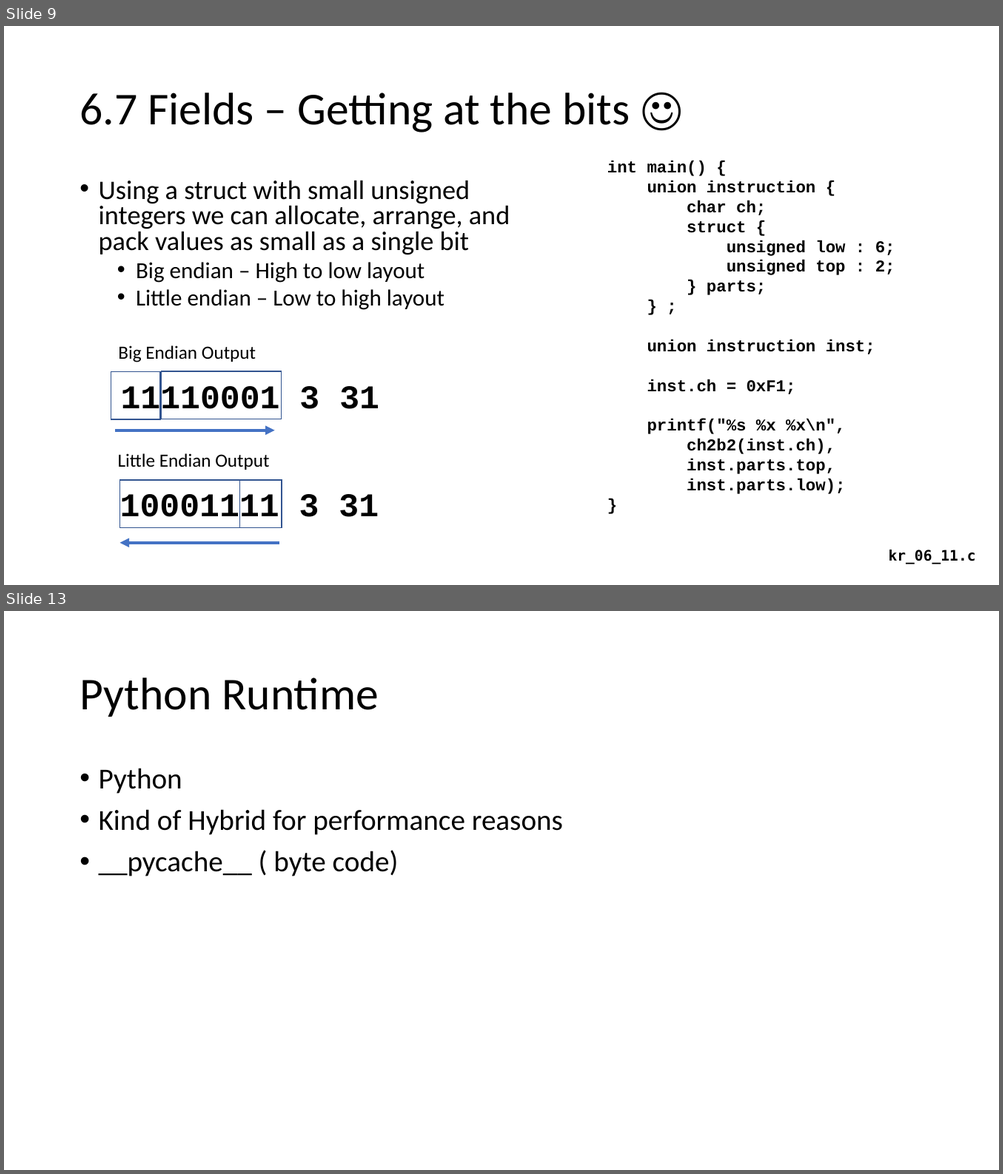
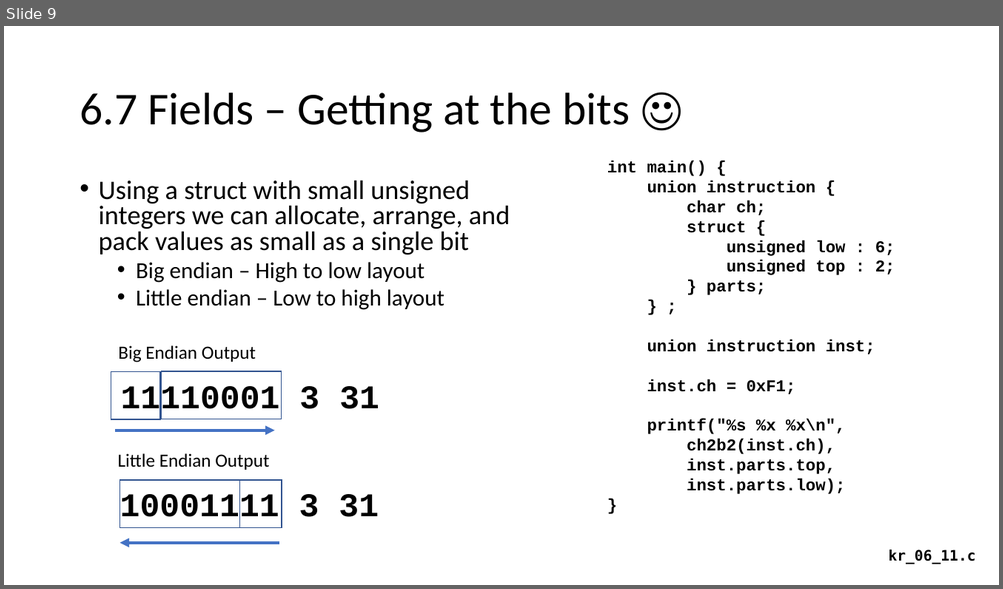
Before and after one commit to csev/ca4e, a slide deck: lectures/save/05-Software-Theory.pptx. Shown one above the other, each under a label of ours: slides 9 and 13 before the commit, slide 9 after it; the slides between them are not shown. The pictures are 1003x1174 and 1003x589 pixels, drawn with LibreOffice and Linux fonts; fonts in the diff are those of the drawing. Boxes give left, top, right and bottom in pixels: in the first picture for what was removed or moved away, otherwise in the second. Text is boxed around its words. In the diff, an @@ line names an element or a change of style, - is before the commit and + after.

```diff
--- a/lectures/save/05-Software-Theory.pptx
+++ b/lectures/save/05-Software-Theory.pptx
@@ slide 13 removed at [4, 611, 999, 1170], background #FFFFFF @@
@@ title removed at [79, 678, 378, 717] @@
-Python Runtime
@@ text removed at [99, 768, 563, 877] @@
-• Python
-• Kind of Hybrid for performance reasons
-• __pycache__ ( byte code)
```
Also in this commit, not shown: 9 other slides removed, 18 other files.
